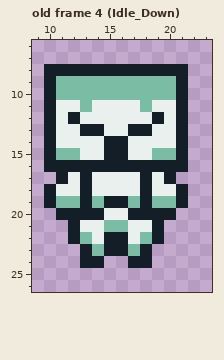
A pixel-art file gets an edit: resources/textures/player.aseprite. That is the earlier state.
32x32 pixels, 16 frames. Shown: old frame 4 (Idle_Down): x 9..23, y 6..26. The commit also changed other frames, which this record leaves out.
And afterwards:
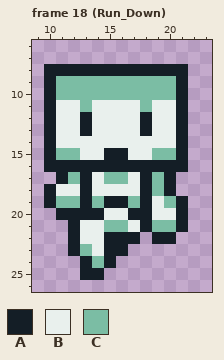
Palette (. is transparent): A #141e26  B #e9f0ed  C #7bbda4
A new or re-ordered frame is compared with the old frame closest to it.
Edits made:
frames 16 -> 28
Changed rows in their new state; - is an unchanged pixel.
Frame 18 (Run_Down) is new; against old frame 4 (Idle_Down):
first column x 12:
12 BA----AB--
13 --B--B----
14 ---BB-----
17 C--CC--C--
18 -------CA.
19 -------B--
20 -------BBA
21 ------ACCA
22 -B---A.-A-
23 ACB--..---
24 --CA-..---
25 -AA-------
Pixel boxes of the changes (left, top, right, bottom) in both pictures:
changed: (68, 112, 188, 280)
